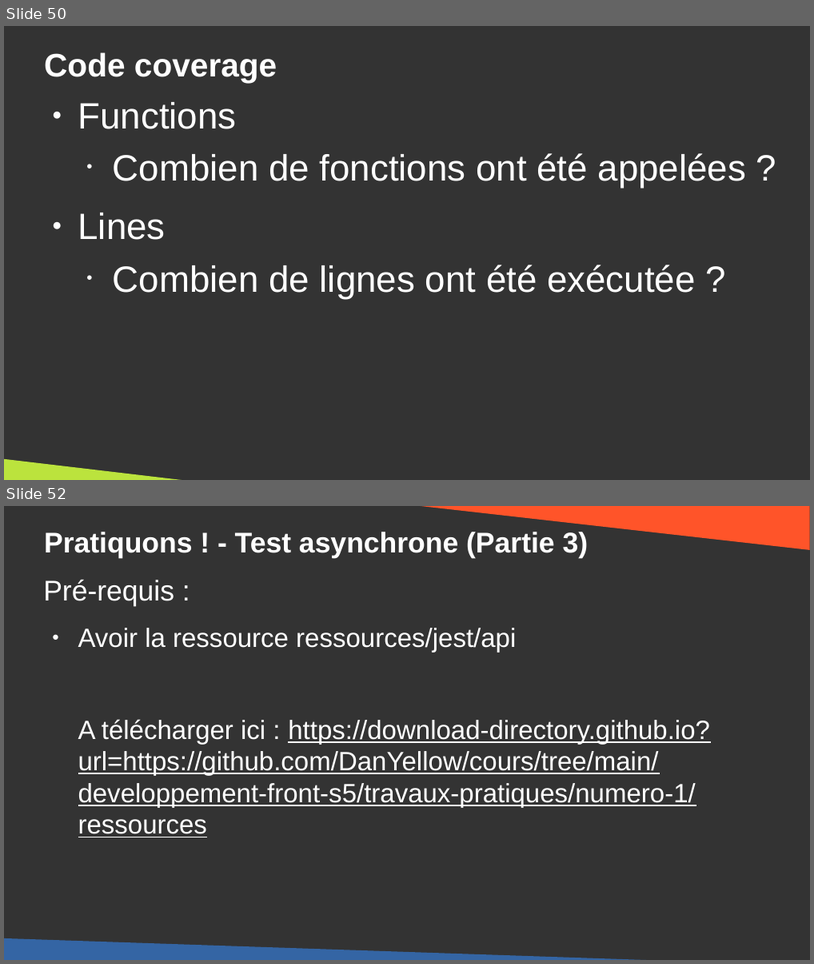
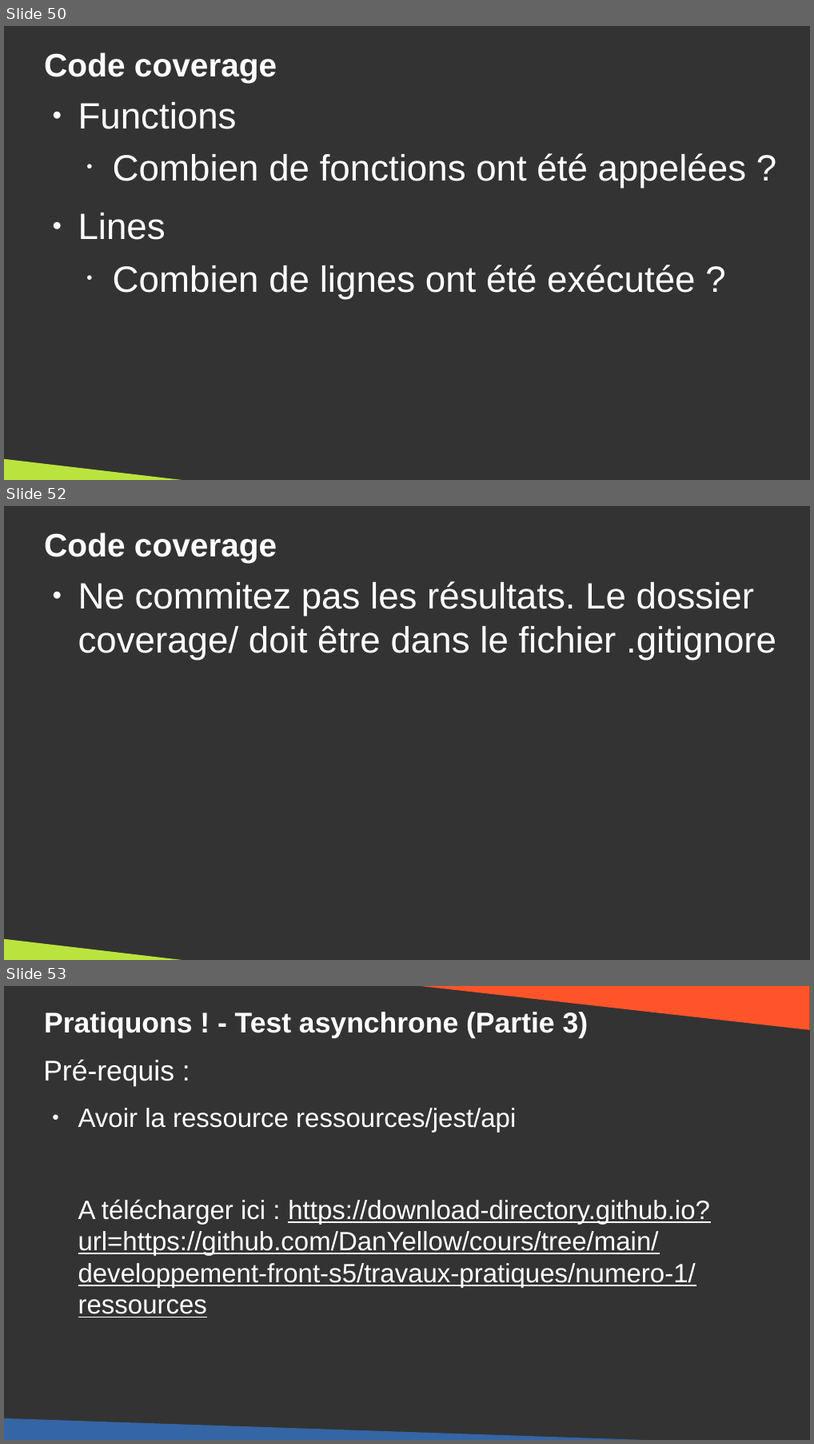
Before and after one commit to DanYellow/cours, a slide deck: developpement-front-s5/travaux-pratiques/numero-1/presentation.odp. Shown one above the other, each under a label of ours: slides 50 and 52 before the commit, slides 50, 52 and 53 after it; the slides between them are not shown. The pictures are 814x964 and 814x1444 pixels, drawn with LibreOffice and Linux fonts; fonts in the diff are those of the drawing. Boxes give left, top, right and bottom in pixels: in the first picture for what was removed or moved away, otherwise in the second. Text is boxed around its words. In the diff, an @@ line names an element or a change of style, - is before the commit and + after.

```diff
--- a/developpement-front-s5/travaux-pratiques/numero-1/presentation.odp
+++ b/developpement-front-s5/travaux-pratiques/numero-1/presentation.odp
@@ slide 52 added at [4, 506, 810, 960], background #333333 @@
@@ title added at [44, 532, 277, 562], 32 pt, text #FFFFFF, bold @@
+Code coverage
@@ text added at [78, 581, 777, 660], 36 pt, text #FFFFFF @@
+● Ne commitez pas les résultats. Le dossier coverage/ doit être dans le fichier .gitignore
@@ right triangle added at [4, 920, 269, 960], fill #BBE33D @@
@@ what was slide 52 is now slide 53 @@
```
Also in this commit, not shown: 4 slides changed, 13 other files.
